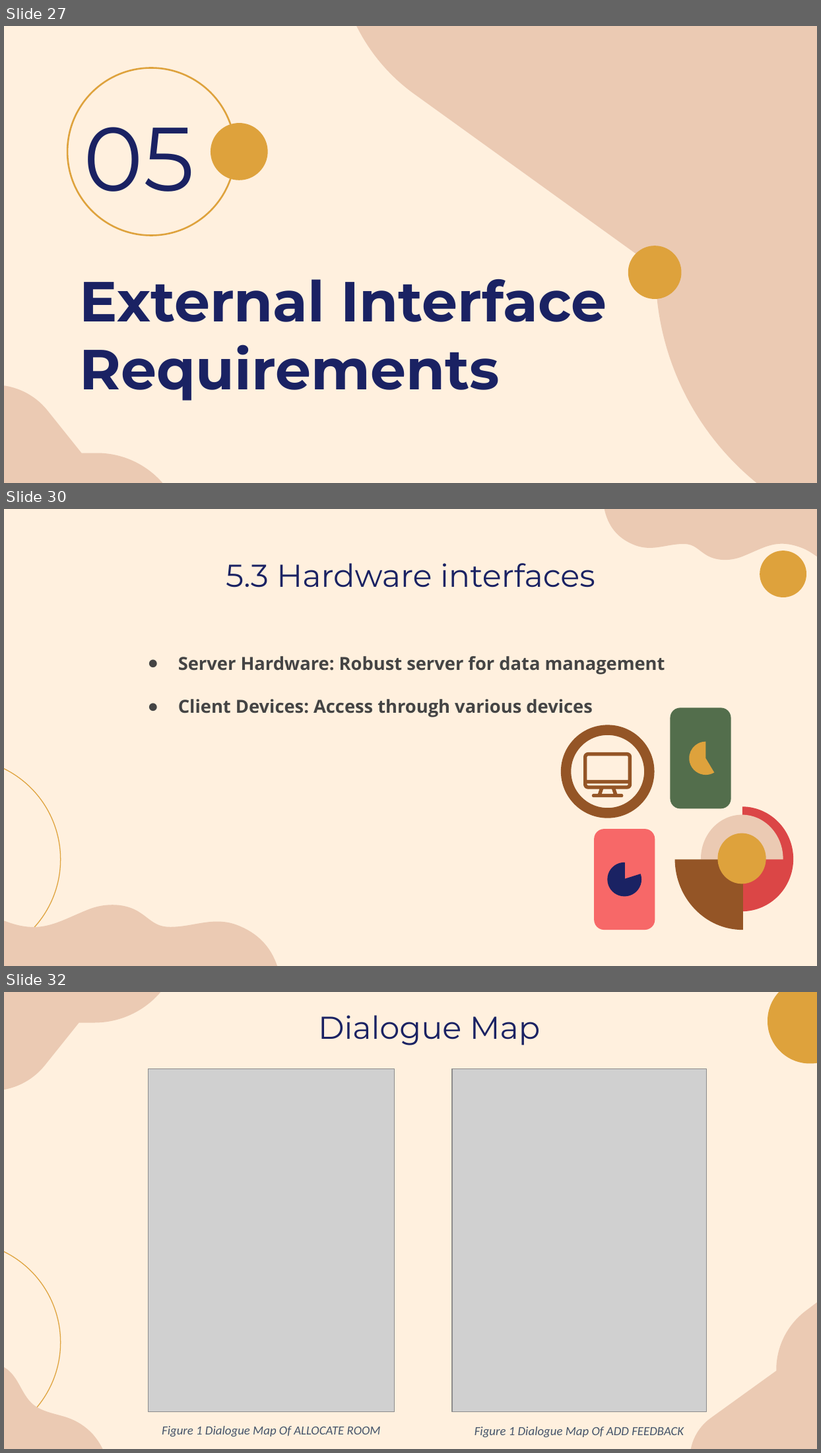
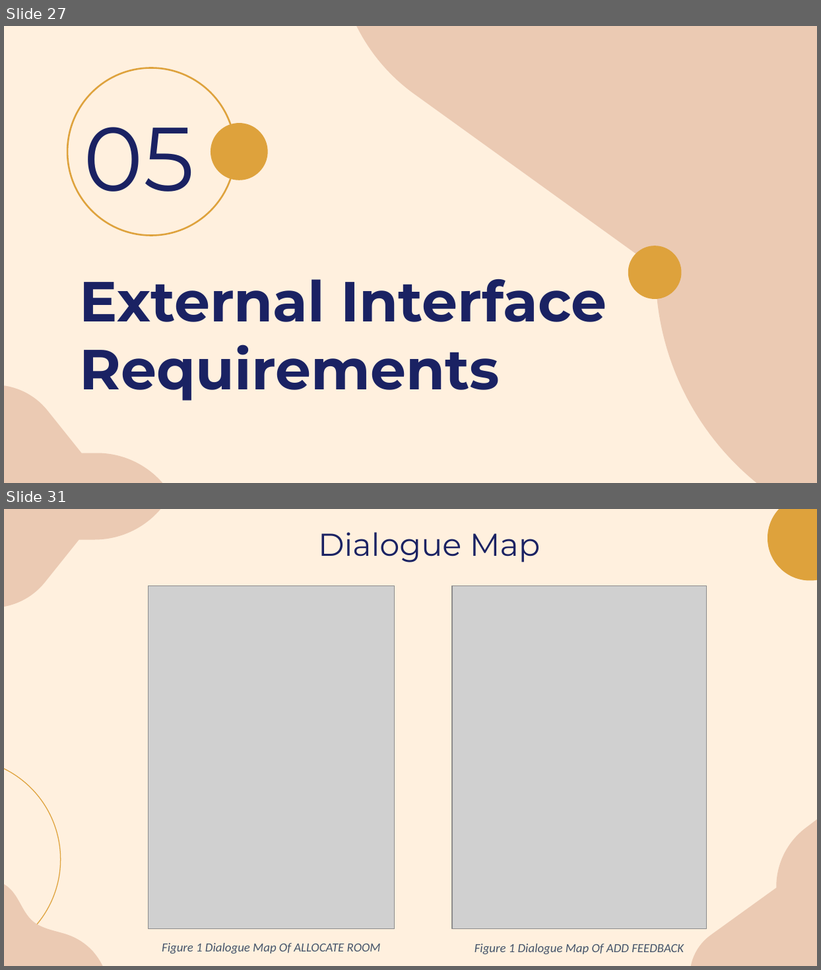
Before and after one commit to laibabintatahir/SRS-HMS, a slide deck: SRS_Presentation.pptx. Shown one above the other, each under a label of ours: slides 27, 30 and 32 before the commit, slides 27 and 31 after it; the slides between them are not shown. The pictures are 821x1453 and 821x970 pixels, drawn with LibreOffice and Linux fonts; fonts in the diff are those of the drawing; grey boxes stand for pictures. Boxes give left, top, right and bottom in pixels: in the first picture for what was removed or moved away, otherwise in the second. Text is boxed around its words. In the diff, an @@ line names an element or a change of style, - is before the commit and + after.

```diff
--- a/SRS_Presentation.pptx
+++ b/SRS_Presentation.pptx
@@ slide 30 removed at [4, 509, 817, 966], background #FFF0DE; not listed: 1 template element that a slide beside it also shows @@
@@ freeform shape removed at [605, 509, 817, 560] @@
@@ title removed at [226, 563, 595, 588] @@
-5.3 Hardware interfaces
@@ freeform shape removed at [760, 551, 807, 597] @@
@@ text removed at [178, 656, 665, 718] @@
-● Server Hardware: Robust server for data management
-● Client Devices: Access through various devices
@@ rounded rectangle removed at [670, 708, 731, 809] @@
@@ ellipse removed at [566, 730, 649, 813] @@
@@ freeform shape removed at [687, 741, 715, 775] @@
@@ freeform shape removed at [583, 753, 631, 797] @@
@@ rounded rectangle removed at [594, 829, 655, 930] @@
@@ group removed at [675, 807, 793, 930]: 4 freeform shapes @@
@@ freeform shape removed at [607, 863, 642, 896] @@
@@ freeform shape removed at [4, 905, 277, 966] @@
@@ what was slide 32 is now slide 31 @@
```
Also in this commit, not shown: 3 slides changed.
